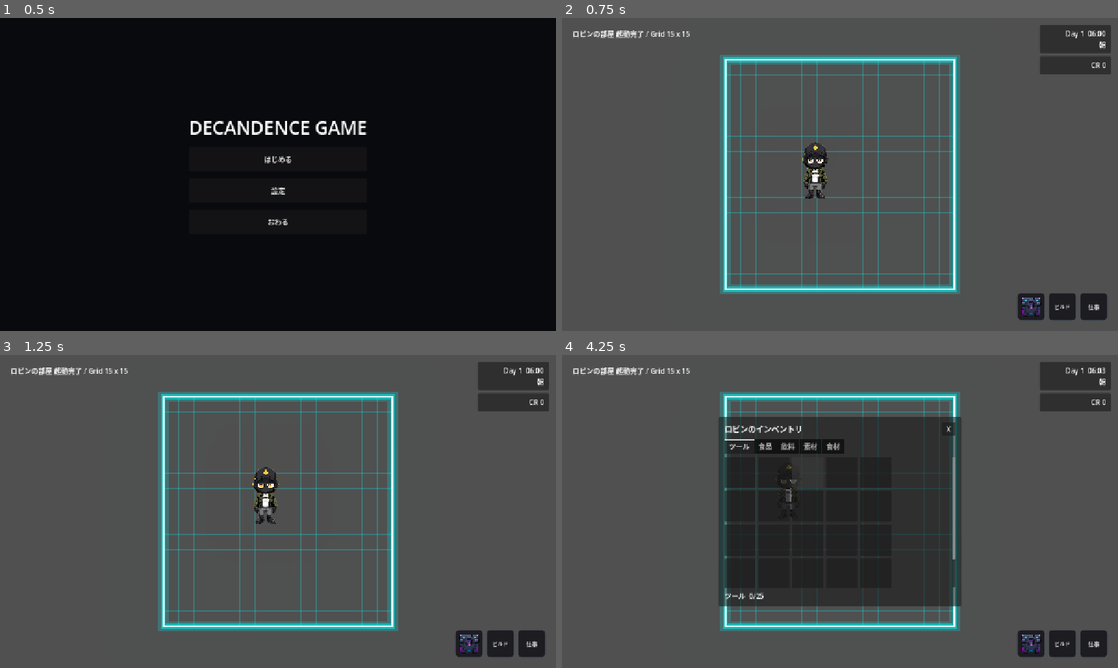
Above: before the commit, frames 1-4 (two rows, left to right).
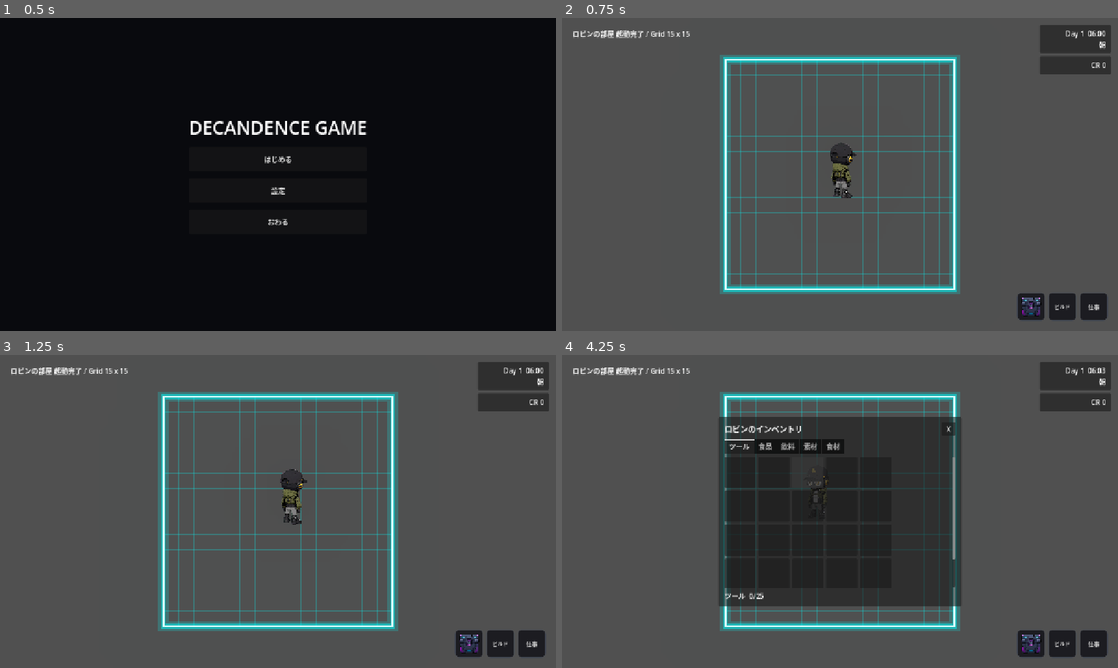
Above: after the commit, the same moments.

Repository: grimoire1089-coder/optimistic
Game: Godot game, scene res://Scenes/Boot/TitleScene.tscn
Two runs of this game, one before a commit and one after it. Both use one fixed random seed, a clock stepped at 60 frames per second and the inputs below.
Inputs (mouse positions are in pixels of both pictures, inside the frame that each line leads up to):
- Up to frame 1 (0.5 s): no input
- Up to frame 2 (0.75 s): click "はじめる" at 0.5 s
- Up to frame 3 (1.25 s): no input
- Up to frame 4 (4.25 s): click (1029, 642) at 1.25 s; click (739, 470) at 2.02 s; click (773, 470) at 2.77 s; click (806, 470) at 3.52 s

Frame 1 is identical in both runs. In frame 2, 1.0% of the frame differs, in the area x 43-53%, y 39-58%; in frame 3, 1.1%, in the area x 45-56%, y 35-55%; in frame 4, 0.2%.
Error before the commit: Attempt to call function 'setup' in base 'null instance' on a null instance. (res://Scripts/Characters/Robin/RobinWanderActor.gd:36)

Commit message:
Attach sleep behavior module to Robin

Diff:
--- a/Scenes/Characters/Robin/RobinWanderActor.tscn
+++ b/Scenes/Characters/Robin/RobinWanderActor.tscn
@@ -7,6 +7,7 @@
 [ext_resource type="Script" path="res://Scripts/Characters/Robin/Modules/RobinMovementAreaFrame.gd" id="5_movement_area_frame"]
 [ext_resource type="PackedScene" path="res://Scenes/Characters/Modules/AICharacterNeedsBundle.tscn" id="6_needs_bundle"]
 [ext_resource type="Script" path="res://Scripts/Characters/Robin/Modules/RobinInventoryModule.gd" id="7_inventory_module"]
+[ext_resource type="Script" path="res://Scripts/Characters/Modules/AICharacterSleepBehaviorModule.gd" id="8_sleep_behavior"]
 
 [sub_resource type="CircleShape2D" id="CircleShape2D_robin"]
 radius = 8.0
@@ -52,6 +53,13 @@
 movement_area_provider_path = NodePath("../RobinRoomMap")
 visual_half_extents = Vector2(35, 70)
 
+[node name="AICharacterSleepBehaviorModule" type="Node" parent="."]
+script = ExtResource("8_sleep_behavior")
+needs_module_path = NodePath("../AICharacterNeedsBundle/CharacterNeedsModule")
+need_planner_path = NodePath("../AICharacterNeedsBundle/NeedDrivenAIPlanner")
+furniture_root_path = NodePath("../../RobinRoomMap/FurnitureRoot")
+energy_recovery_per_game_minute = 0.31
+
 [node name="RobinWalkSpriteAnimator" type="Node" parent="."]
 script = ExtResource("4_animator")
 sprite_path = NodePath("../Sprite2D")
Not shown: 1 places in Scenes/Characters/Robin/RobinWanderActor.tscn that only renumber resources
